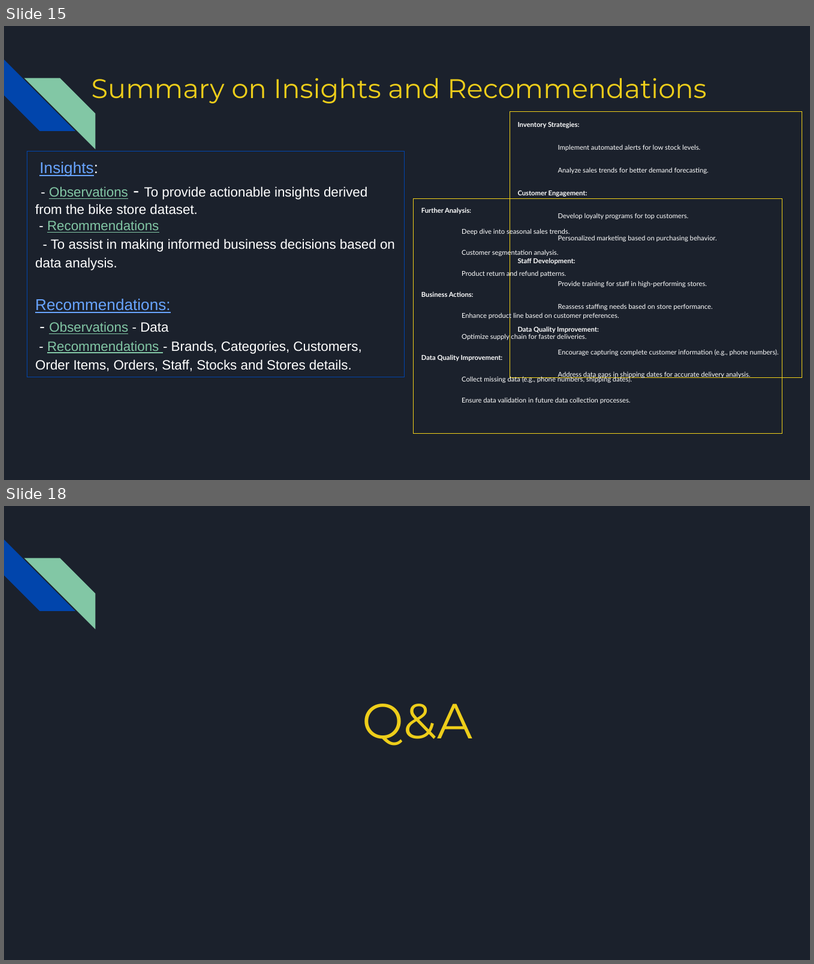
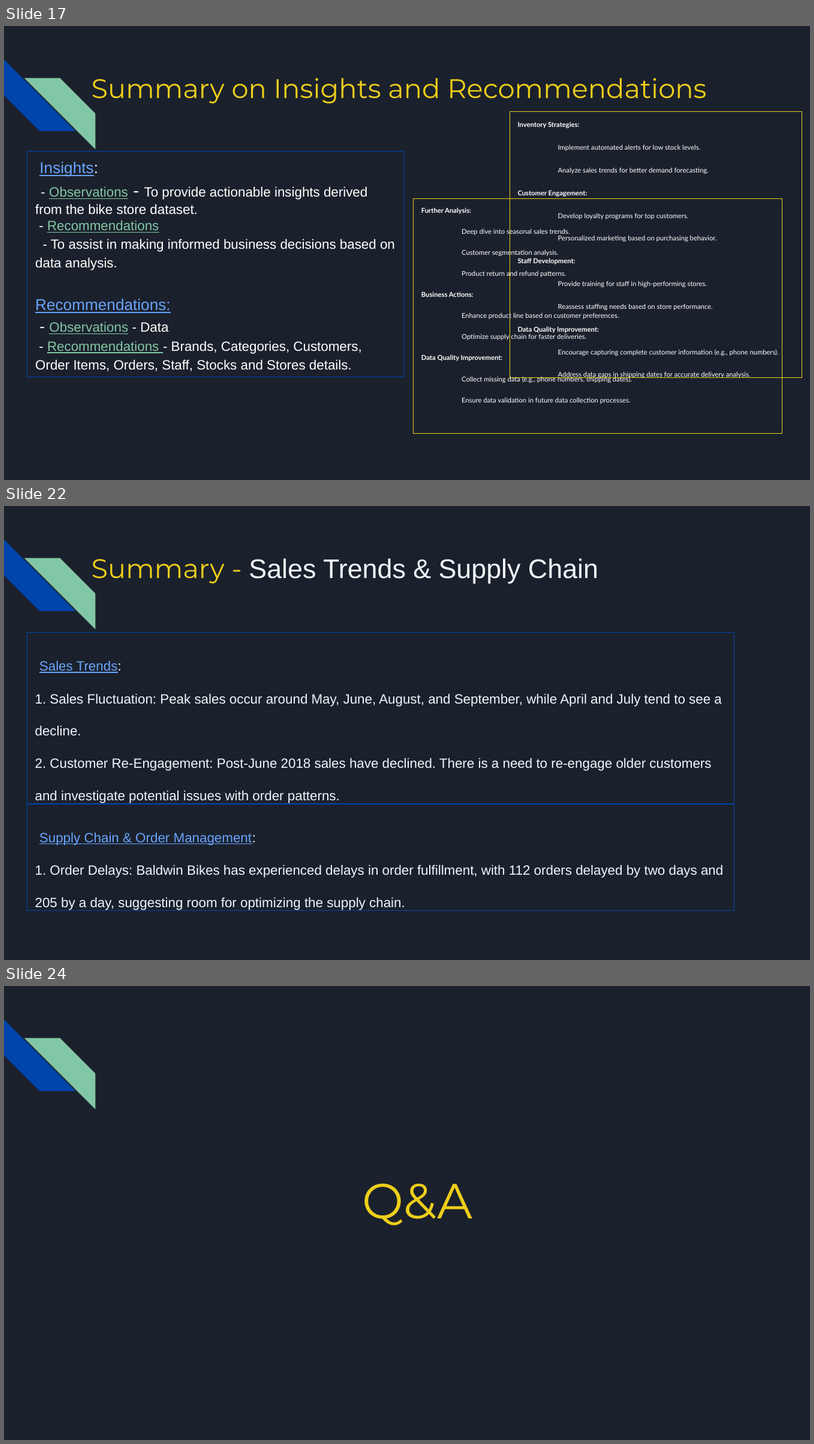
Before and after one commit to Manju-crz/sql_mini_project, a slide deck: SQL Miniproject Group 3 - Bike Store.pptx. Shown one above the other, each under a label of ours: slides 15 and 18 before the commit, slides 17, 22 and 24 after it; the slides between them are not shown. The pictures are 814x964 and 814x1444 pixels, drawn with LibreOffice and Linux fonts; fonts in the diff are those of the drawing. Boxes give left, top, right and bottom in pixels: in the first picture for what was removed or moved away, otherwise in the second. Text is boxed around its words. In the diff, an @@ line names an element or a change of style, - is before the commit and + after.

```diff
--- a/SQL Miniproject Group 3 - Bike Store.pptx
+++ b/SQL Miniproject Group 3 - Bike Store.pptx
@@ slide 22 added at (4,506,810,960), background #1B212C; not listed: 2 template elements that a slide beside it also shows @@
@@ title added at (92,558,599,583), 24 pt, text #F0F6FC @@
+Summary - Sales Trends & Supply Chain
@@ rectangle added at (27,633,735,804), outline #0145AC 0.75 pt, 12 pt, text #F0F6FC @@
+Sales Trends:
+1. Sales Fluctuation: Peak sales occur around May, June, August, and September, while April and July tend to see a decline.
+2. Customer Re-Engagement: Post-June 2018 sales have declined. There is a need to re-engage older customers and investigate potential issues with order patterns.
@@ rectangle added at (27,804,735,910), outline #0145AC 0.75 pt, 12 pt, text #F0F6FC @@
+Supply Chain & Order Management:
+1. Order Delays: Baldwin Bikes has experienced delays in order fulfillment, with 112 orders delayed by two days and 205 by a day, suggesting room for optimizing the supply chain.
@@ what was slide 15 is now slide 17 @@
@@ what was slide 18 is now slide 24 @@
```
Also in this commit, not shown: 3 slides changed, 3 other slides added, 1 slide removed.
